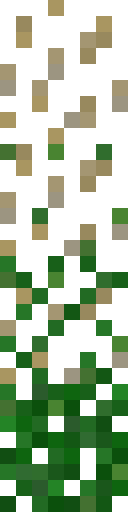
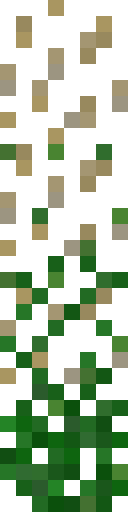
Layer changes from the first 128x512 image to the second:
painted on "Pasted Layer #2" over <box>0,384,128,512</box>
painted on "Pasted Layer #1" over <box>0,256,16,272</box>
